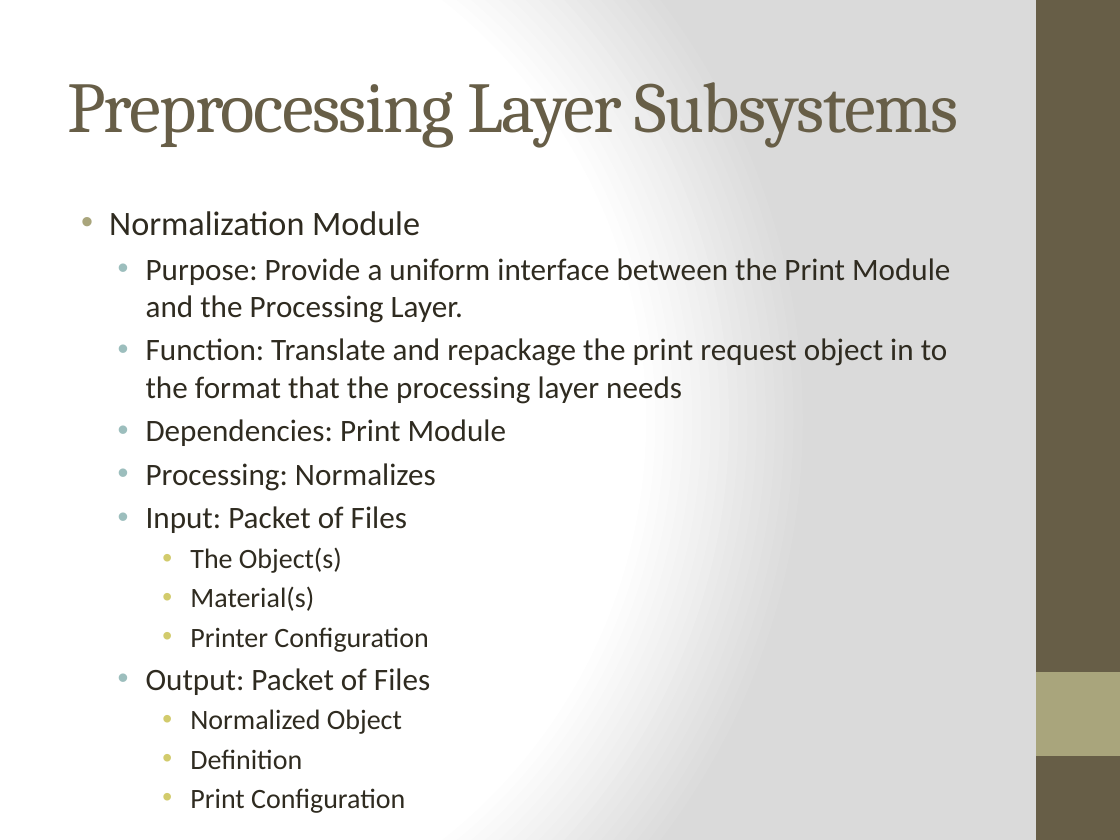
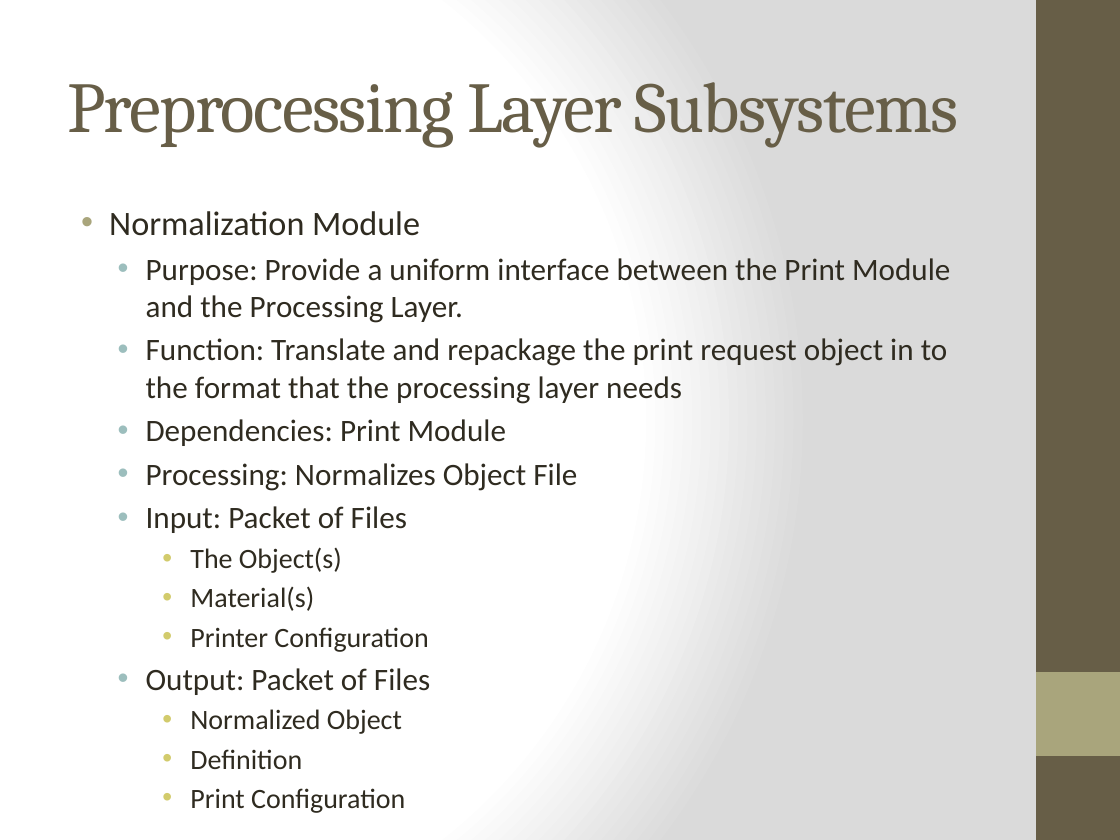
Before and after one commit to qpHalcy0n/SRDesign, a slide deck: slide 20 of ADS Gate Review/Team Ink3d ADS.pptx. Drawn at 1120x840 pixels with LibreOffice and Linux fonts; fonts in the diff are those of the drawing. Boxes give left, top, right and bottom in pixels: in the first picture for what was removed or moved away, otherwise in the second. Text is boxed around its words. In the diff, an @@ line names an element or a change of style, - is before the commit and + after.

```diff
--- a/ADS Gate Review/Team Ink3d ADS.pptx
+++ b/ADS Gate Review/Team Ink3d ADS.pptx
@@ text at [146, 463, 577, 491]: text changed @@
-  • Processing: Normalizes
+  • Processing: Normalizes Object File
```
Also in this commit, not shown: 2 other slides changed.
